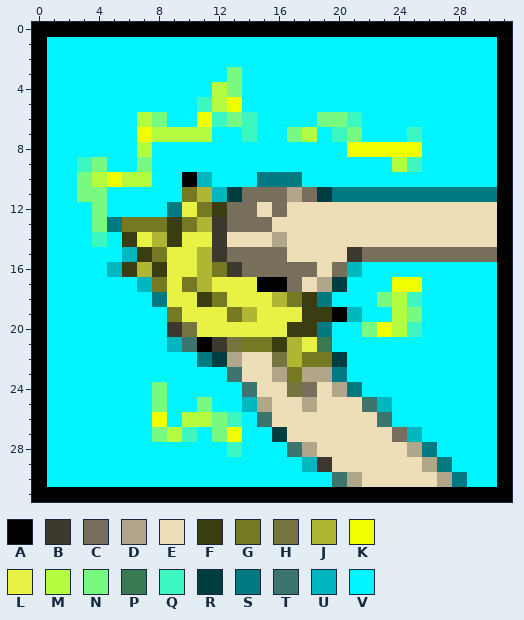
Pixel-art sprite -- core/assets/sounds/cues/packingPests/icon.png. The picture above was drawn from the file before the commit.
The file is 32x32 pixels.
Palette (. is transparent): A #000000  B #3c382e  C #776f5c  D #b2a68a  E #eedeb8  F #3a3c11  G #747922  H #76743f  J #aeb633  K #f0ff00  L #e8f244  M #b4fc40  N #78fa80  P #3a7a51  Q #3cf7bf  R #003d40  S #007a80  T #3c746e  U #00b7bf  V #00f4ff
Pixels before, first column x 0:
 0 AAAAAAAAAAAAAAAAAAAAAAAAAAAAAAAA
 1 AVVVVVVVVVVVVVVVVVVVVVVVVVVVVVVA
 2 AVVVVVVVVVVVVVVVVVVVVVVVVVVVVVVA
 3 AVVVVVVVVVVVVNVVVVVVVVVVVVVVVVVA
 4 AVVVVVVVVVVVMNVVVVVVVVVVVVVVVVVA
 5 AVVVVVVVVVVQMKVVVVVVVVVVVVVVVVVA
 6 AVVVVVVMNVVKQNQVVVVNNQVVVVVVVVVA
 7 AVVVVVVKMMMMVVQVVNMVQNVVVQVVVVVA
 8 AVVVVVVMVVVVVVVVVVVVVKKKKKVVVVVA
 9 AVVQNVVNVVVVVVVVVVVVVVVVMQVVVVVA
10 AVVNMKMMVVAUVVVSSSVVVVVVVVVVVVVA
11 AVVNNVVVVVGJURCCCDCRSSSSSSSSSSSA
12 AVVVNVVVVSLGFCCECEEEEEEEEEEEEEEA
13 AVVVNSGGGFGJBCCCEEEEEEEEEEEEEEEA
14 AVVVQVFLJFLLBEEEDEEEEEEEEEEEEEEA
15 AVVVVVUFGLLJBCCCCEEEEBCCCCCCCCCA
16 AVVVVUFJFLLJGBCCCCCECUVVVVVVVVVA
17 AVVVVVVUGLGJLLLAACEDRVVVKKVVVVVA
18 AVVVVVVVSLLFGLLLJGFSVVVNMQVVVVVA
19 AVVVVVVVVGLLLGJLLLFFAUVVMNVVVVVA
20 AVVVVVVVVBHLLLLLLFFSVVNKMQVVVVVA
21 AVVVVVVVVUTABHGGFJLPVVVVVVVVVVVA
22 AVVVVVVVVVVSRDEEHJGGRVVVVVVVVVVA
23 AVVVVVVVVVVVVTEEDGDDSVVVVVVVVVVA
24 AVVVVVVVNVVVVVTEEHCEDSVVVVVVVVVA
25 AVVVVVVVNVVNVVUDEEDEEETUVVVVVVVA
26 AVVVVVVVKVMMNQVTEEEEEEETVVVVVVVA
27 AVVVVVVVNMQVNKVVREEEEEEECUVVVVVA
28 AVVVVVVVVVVVVQVVVTDEEEEEEDSVVVVA
29 AVVVVVVVVVVVVVVVVVUBEEEEEEDSVVVA
30 AVVVVVVVVVVVVVVVVVVVTDEEEEEDSVVA
31 AAAAAAAAAAAAAAAAAAAAAAAAAAAAAAAA
The same view after the edit:
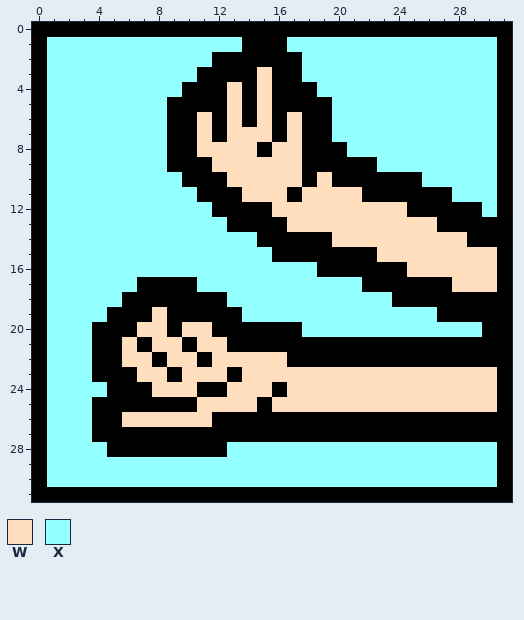
Colours new in this view: W #ffdebd  X #94ffff
Diff:
Changed rows in their new state; - is an unchanged pixel.
first column x 1:
 1 XXXXXXXXXXXXXAAAXXXXXXXXXXXXXX
 2 XXXXXXXXXXXAAAAAAXXXXXXXXXXXXX
 3 XXXXXXXXXXAAAAWAAXXXXXXXXXXXXX
 4 XXXXXXXXXAAAWAWAAAXXXXXXXXXXXX
 5 XXXXXXXXAAAAWAWAAAAXXXXXXXXXXX
 6 XXXXXXXXAAWAWAWAWAAXXXXXXXXXXX
 7 XXXXXXXXAAWAWWWAWAAXXXXXXXXXXX
 8 XXXXXXXXAAWWWWAWWAAAXXXXXXXXXX
 9 XXXXXXXXAAAWWWWWWAAAAAXXXXXXXX
10 XXXXXXXXX-AAWWWWWAWAAAAAAXXXXX
11 XXXXXXXXXXAAAWWWAWWWWAAAAAAXXX
12 XXXXXXXXXXXAAAAWWWWWWWWWAAAAAX
13 XXXXXXXXXXXXAAAAWWWWWWWWWWAAAA
14 XXXXXXXXXXXXXXAAAAAWWWWWWWWWAA
15 XXXXXXXXXXXXXXXAAAAAAAWWWWWWWW
16 XXXXXXXXXXXXXXXXXXAAAAAAWWWWWW
17 XXXXXXAAAAXXXXXXXXXXXAAAAAAWWW
18 XXXXXAAAAAAAXXXXXXXXXXXAAAAAAA
19 XXXXAAAWAAAAAXXXXXXXXXXXXXAAAA
20 XXXAAAWWAWWAAAAAAXXXXXXXXXXXXA
21 XXXAAWAWWAWWAAAAAAAAAAAAAAAAAA
22 XXXAAWWAWWAWWWWWAAAAAAAAAAAAAA
23 XXXAAAWWAWWWAWWWWWWWWWWWWWWWWW
24 XXXXAAAWWWAAWWWAWWWWWWWWWWWWWW
25 XXXAAAAAAAWWWWAWWWWWWWWWWWWWWW
26 XXXAAWWWWWWAAAAAAAAAAAAAAAAAAA
27 XXXAAAAAAAAAAAAAAAAAAAAAAAAAAA
28 XXXXAAAAAAAAXXXXXXXXXXXXXXXXXX
29 XXXXXXXXXXXXXXXXXXXXXXXXXXXXXX
30 XXXXXXXXXXXXXXXXXXXXXXXXXXXXXX
Boxes around the changes in both pictures, in picture pixels (x1, y1, x2, y2):
changed: (47, 37, 497, 487)
